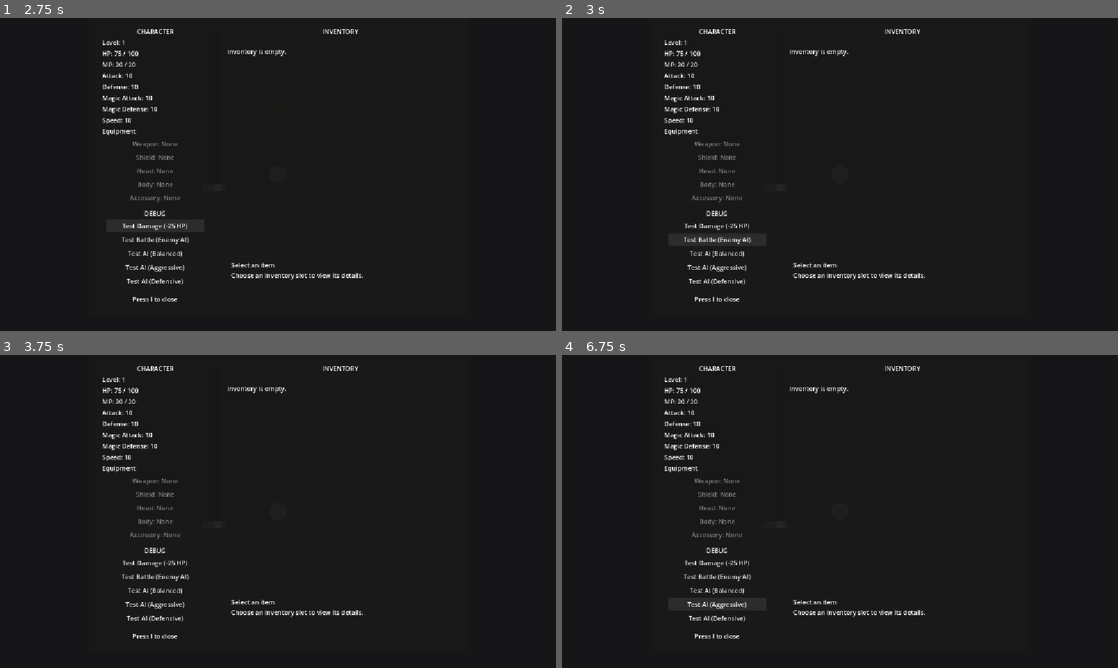
Above: before the commit, frames 1-4 (two rows, left to right).
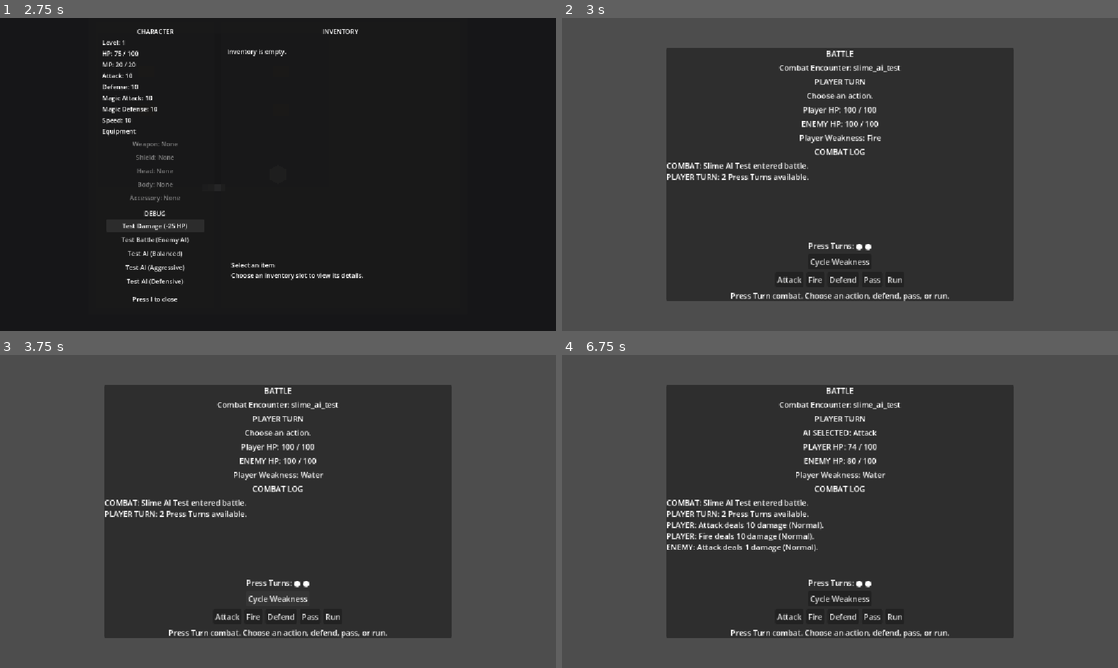
Above: after the commit, the same moments.

Repository: salexume94-pixel/Scripts
Game: Godot game, scene res://scenes/World.tscn
Two runs of this game, one before a commit and one after it. Both use one fixed random seed, a clock stepped at 60 frames per second and the inputs below.
Inputs (mouse positions are in pixels of both pictures, inside the frame that each line leads up to):
- Up to frame 1 (2.75 s): tap Enter at 0.5 s; hold Right (ui_right) 0.53-1.28 s; tap E at 0.6 s; hold Down (ui_down) 1.28-2 s; tap I at 1.35 s; click "Test Damage (-25 HP)" at 2 s
- Up to frame 2 (3 s): click "Test Battle (Enemy AI)" at 2.75 s
- Up to frame 3 (3.75 s): click (278, 599) at 3.5 s, where only the run after the commit has a clickable "Cycle Weakness"
- Up to frame 4 (6.75 s): click (789, 617) at 4.25 s, where only the run after the commit has a clickable "Attack"; click (717, 589) at 5 s, where only the run before the commit has a clickable "Test AI (Balanced)"; click (817, 617) at 5.75 s, where only the run after the commit has a clickable "Fire"; click (717, 605) at 6.5 s, where only the run before the commit has a clickable "Test AI (Aggressive)"

Frame 1 is identical in both runs. In frame 2, 54% of the frame differs, in the area x 0-100%, y 0-100%; in frame 3, 55%; in frame 4, 55%.
Error before the commit: Invalid assignment of property or key 'enemy_behavior_profile' with value of type 'Resource (EnemyBehaviorProfile)' on a base object of type 'Resource (CombatS…

Commit message:
Store selected Enemy AI profile in combat state

Diff:
--- a/combat/combat_state.gd
+++ b/combat/combat_state.gd
@@ -17,6 +17,11 @@
 @export var phase: Phase = Phase.PLAYER_TURN
 @export var enemy_hp: int = 0
 @export var enemy_max_hp: int = 0
+
+## Behavior profile selected for this specific encounter.
+## This is separate from EnemyData so one enemy can behave differently
+## from battle to battle without modifying its shared definition.
+@export var enemy_behavior_profile: Resource = null
 
 # The configured Press Turn count is available to the Player at the start of a round.
 # A fractional value allows weakness and critical actions to consume half turns.
